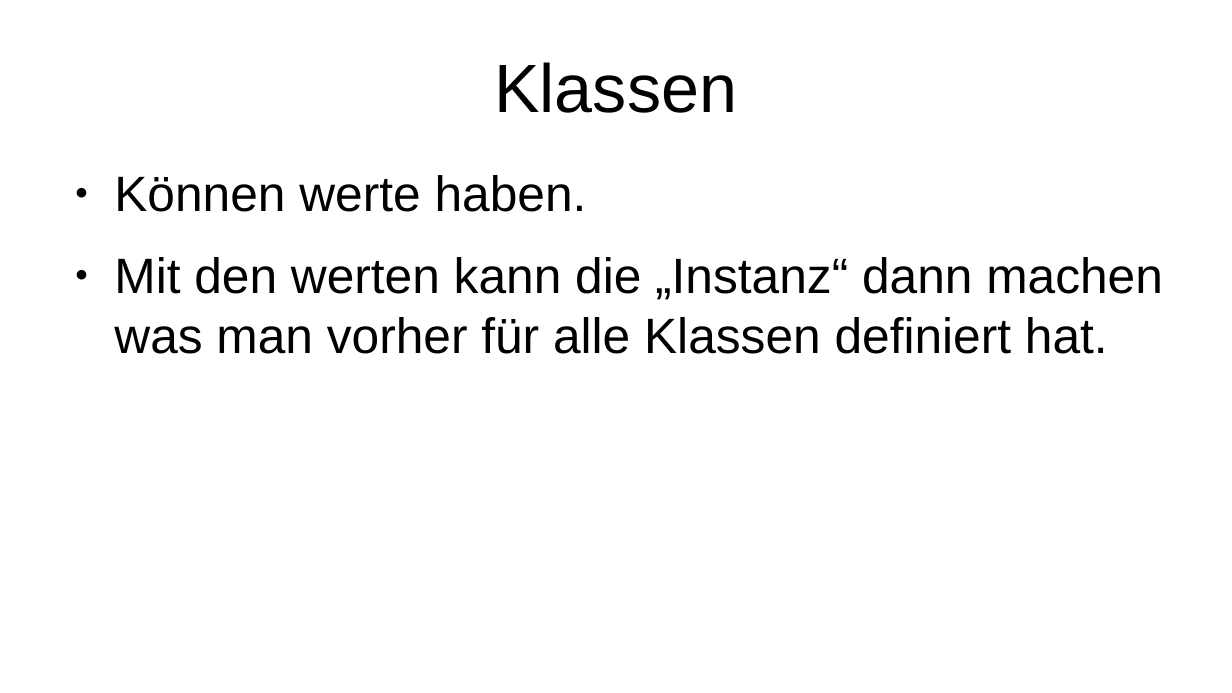
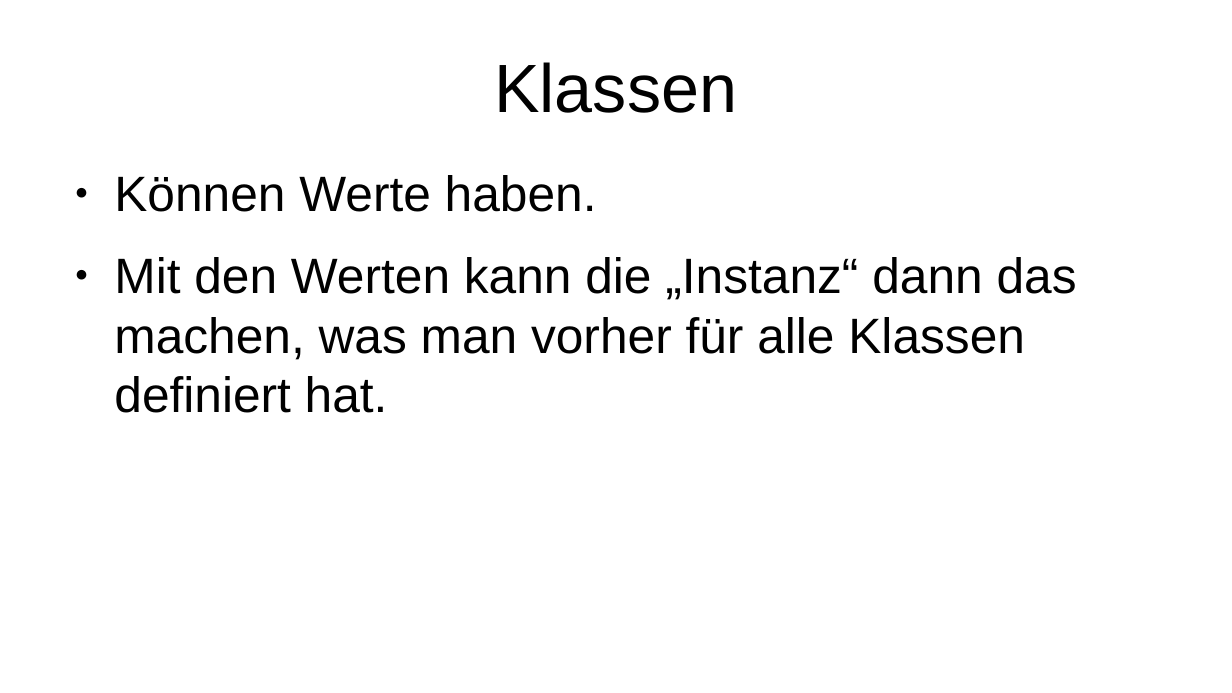
Before and after one commit to HeIIow2/physik_schaltkreise, a slide deck: slide 25 of präsentation/präsentation.odp. Drawn at 1232x693 pixels with LibreOffice and Linux fonts; fonts in the diff are those of the drawing. Boxes give left, top, right and bottom in pixels: in the first picture for what was removed or moved away, otherwise in the second. Text is boxed around its words. In the diff, an @@ line names an element or a change of style, - is before the commit and + after.

```diff
--- a/präsentation/präsentation.odp
+++ b/präsentation/präsentation.odp
@@ text at (114, 175, 1077, 413): text changed @@
-● Können werte haben.
-● Mit den werten kann die „Instanz“ dann machen was man vorher für alle Klassen definiert hat.
+● Können Werte haben.
+● Mit den Werten kann die „Instanz“ dann das machen, was man vorher für alle Klassen definiert hat.
```
Also in this commit, not shown: 9 other slides changed, 38 other files.
